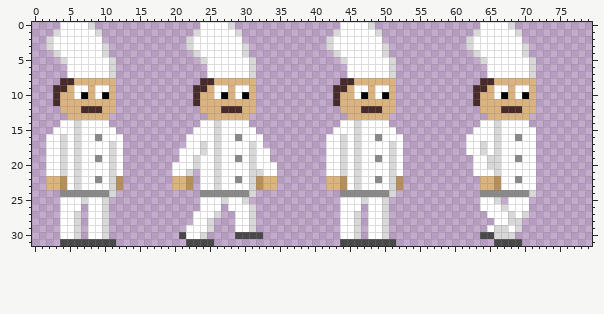
Two states of a sprite sheet, assets/images/player/run-unarmed.png. This is how it looked before the edit.
The file is 80x32 pixels. Colours within 5 levels of each other are drawn and written as one.
After:
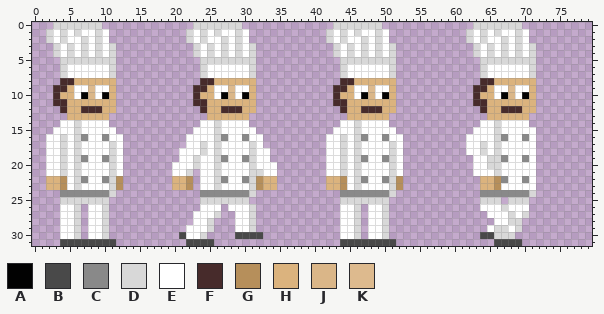
Palette (. is transparent): A #020202  B #494949  C #898989  D #d8d8d8  E #ffffff  F #472b2b  G #b68f5b  H #dbb37e  J #dab688  K #ddba8e
The author wrote: improved chef sprites, added armed/unarmed jump #42
Diff:
@@ x 0..79 @@
- 0 ....EEEED...............EEEED...............EEEED...............EEEED...........
- 1 ...DEEEEED.............DEEEEED.............DEEEEED.............DEEEEED..........
- 2 ..DEEEEEEE............DEEEEEEE............DEEEEEEE............DEEEEEEE..........
- 3 ..DEEEEEEED...........DEEEEEEED...........DEEEEEEED...........DEEEEEEED.........
- 4 ...DEEEEEED............DEEEEEED............DEEEEEED............DEEEEEED.........
- 5 ....DEEEEEED............DEEEEEED............DEEEEEED............DEEEEEED........
- 6 .....EEEEEED.............EEEEEED.............EEEEEED.............EEEEEED........
- 7 .....EEEEEED.............EEEEEED.............EEEEEED.............EEEEEED........
+ 0 ...DDDDDDD.............DDDDDDD.............DDDDDDD.............DDDDDDD..........
+ 1 ..DEDEDEEDE...........DEDEDEEDE...........DEDEDEEDE...........DEDEDEEDE.........
+ 2 ..DEDEEDEDE...........DEDEEDEDE...........DEDEEDEDE...........DEDEEDEDE.........
+ 3 ...DEDEDEDED...........DEDEDEDED...........DEDEDEDED...........DEDEDEDED........
+ 4 ...DEDEDEDED...........DEDEDEDED...........DEDEDEDED...........DEDEDEDED........
+ 5 ....DDDDDDDD............DDDDDDDD............DDDDDDDD............DDDDDDDD........
+ 6 ....DEEEEEED............DEEEEEED............DEEEEEED............DEEEEEED........
+ 7 ....DEEEEEED............DEEEEEED............DEEEEEED............DEEEEEED........
  8 ....FFHHHHHH............FFHHHHHH............FFHHHHHH............FFHHHHHH........
- 9 ...FFHEEHEEH...........FFHEEHEEH...........FFHEEHEEH...........FFHEEHEEH........
-10 ...FHHEAHEAH...........FHHEAHEAH...........FHHEAHEAH...........FHHEAHEAH........
-11 ...FHHHHHHHH...........FHHHHHHHH...........FHHHHHHHH...........FHHHHHHHH........
-12 ....HHHFFFHH............HHHFFFHH............HHHFFFHH............HHHFFFHH........
+ 9 ...FFHEEKEEH...........FFHEEKEEH...........FFHEEKEEH...........FFHEEKEEH........
+10 ...FHHEAJEAH...........FHHEAJEAH...........FHHEAJEAH...........FHHEAJEAH........
+11 ...FFHHHHHHH...........FFHHHHHHH...........FFHHHHHHH...........FFHHHHHHH........
+12 ....FHHFFFHH............FHHFFFHH............FHHFFFHH............FHHFFFHH........
 13 .....HHHHHH..............HHHHHH..............HHHHHH..............HHHHHH.........
@@ x 0..79 @@
 15 ...EEEDEEEEE...........EEEDEEEEE...........EEEDEEEEE...........EEEDEEEEE........
-16 ..EEDEDEECEEE.........EEEEDEECEEE.........EEDEDEECEEE.........EEEEDEECEE........
+16 ..EEDEDCEECEE.........EEEEDCEECEE.........EEDEDCEECEE.........EEEEDCEECE........
 17 ..EEDEDEEEEDE.........EEDEDEEEEDE.........EEDEDEEEEDE.........EEDEDEEEEE........
 18 ..EEDEDEEEEDE........EEEDEDEEEEDEE........EEDEDEEEEDE.........EEDEDEEEEE........
-19 ..EEDEDEECEDE........EEDEEDEECEDEE........EEDEDEECEDE..........EEDDEECEE........
+19 ..EEDEDCEECDE........EEDEEDCEECDEE........EEDEDCEECDE..........EEDDCEECE........
 20 ..EEDEDEEEEDE.......EEEDEEDEEEEDEEE.......EEDEDEEEEDE..........EEDDEEEEE........
 21 ..EEDEDEEEEDE.......EED.EEDEEEEDDEE.......EEDEDEEEEDE..........EEEDEEEEE........
-22 ..HHGEDEECEDG.......HHG.EEDEECEDGHH.......HHGEDEECEDG...........HHGEECEE........
+22 ..HHGEDCEECDG.......HHG.EEDCEECDGHH.......HHGEDCEECDG...........HHGCEECE........
 23 ..HHGEDEEEEDG.......HHG.EEDEEEEDGHH.......HHGEDEEEEDG...........HHGEEEEE........
 24 ....CCCCCCCD............CCCCCCCD............CCCCCCCD............CCCCCCCD........
-25 ....EEEDEED.............EEEDEED.............EEEDEED.............EED.EEE.........
-26 ....EEE.EED.............EEE.EEED............EEE.EED.............EEEDEEE.........
+25 ....DDDDDDD.............DDDDDDD.............DDDDDDD.............DDD.DDD.........
+26 ....EED.EED.............EEE.EEED............EED.EED.............EEEDEEE.........
 27 ....EED.EED............EEED..EED............EED.EED..............EEEDED.........
Boxes around the changes in both pictures, in picture pixels (x1, y1, x2, y2):
changed: (46, 22, 116, 211)
changed: (186, 22, 256, 204)
changed: (326, 22, 396, 211)
changed: (466, 22, 536, 204)
